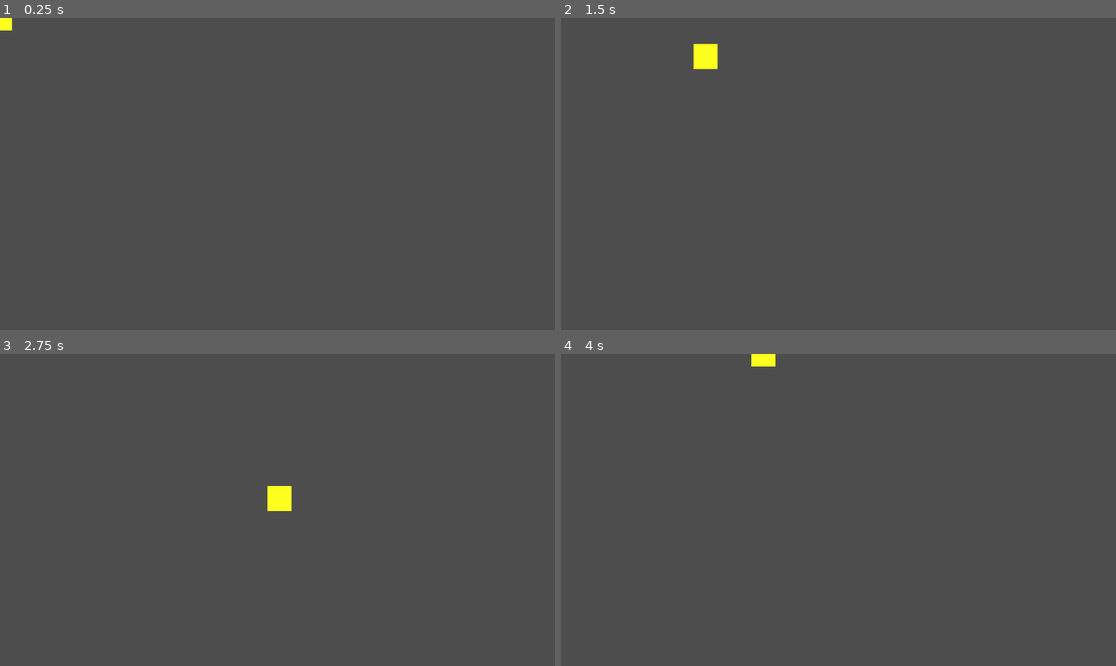
Above: before the commit, frames 1-4 (two rows, left to right).
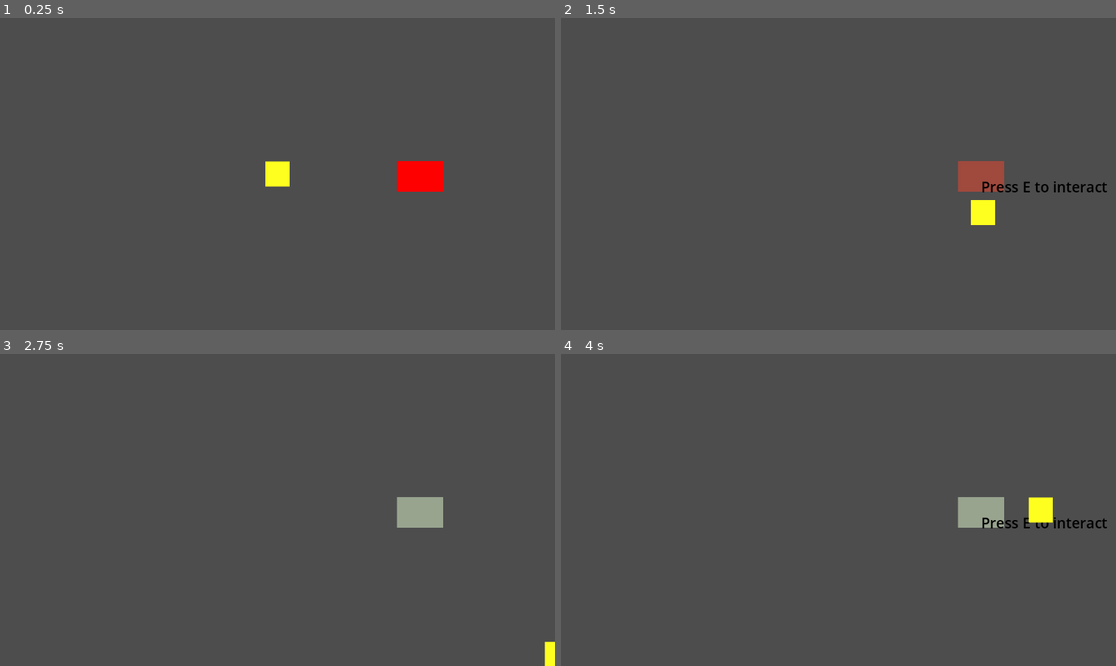
Above: after the commit, the same moments.

Repository: Clique33/Gamelab-Squad-Brain
Game: Godot game, scene res://scenes/Game.tscn
The game is run twice, just before and just after one commit, with the same random seed, the same clock (stepped at 60 frames per second) and the same inputs.
Inputs (mouse positions are in pixels of both pictures, inside the frame that each line leads up to):
- Up to frame 1 (0.25 s): no input
- Up to frame 2 (1.5 s): tap Enter (dano) at 0.5 s; move the mouse to (960, 158) at 0.52 s; hold Right (right) 0.53-1.28 s; tap E (interact, bound only after the commit) at 0.6, 1.25 s; move the mouse to (727, 189) at 1.27 s; hold Down (down) from 1.28 s (still down); click (727, 189) at 1.35 s
- Up to frame 3 (2.75 s): tap E (interact, bound only after the commit) at 1.55, 2.3 s; move the mouse to (333, 441) at 2.02 s; release Down (down) at 2.03 s; hold Right (right) from 2.03 s (still down); tap Enter (dano) at 2.1 s
- Up to frame 4 (4 s): move the mouse to (810, 572) at 2.77 s; release Right (right) at 2.78 s; hold Up (up) 2.78-3.53 s; tap E (interact, bound only after the commit) at 2.85, 3.6 s; move the mouse to (1005, 556) at 3.52 s; hold Left (left) from 3.53 s (still down)

The runs differ from the first frame. In frame 1, 1.3% of the frame differs, in the area x 0-80%, y 0-56%; in frame 2, 1.8%, in the area x 23-99%, y 8-67%; in frame 3, 1.3%; in frame 4, 1.6%.

Commit message:
interactable component

Diff:
--- a/project.godot
+++ b/project.godot
@@ -52,3 +52,24 @@
 , Object(InputEventKey,"resource_local_to_scene":false,"resource_name":"","device":-1,"window_id":0,"alt_pressed":false …(183 unchanged characters)…
 ]
 }
+interact={
+"deadzone": 0.2,
+"events": [Object(InputEventKey,"resource_local_to_scene":false,"resource_name":"","device":-1,"window_id":0,"alt_pressed":false,"shift_pressed":false,"ctrl_pressed":false,"meta_pressed":false,"pressed":false,"keycode":0,"physical_keycode":69,"key_label":0,"unicode":101,"location":0,"echo":false,"script":null)
+]
+}
+
+[layer_names]
+
+2d_render/layer_1="interface"
+2d_render/layer_2="player"
+2d_render/layer_3="player_attack"
+2d_render/layer_4="enemy_hurtbox"
+2d_render/layer_5="player_hurtbox"
+2d_render/layer_6="interactable_objects"
+2d_physics/layer_1="player"
+2d_physics/layer_2="player_hitbox"
+2d_physics/layer_3="enemy_hitbox"
+2d_physics/layer_4="player_hurtbox"
+2d_physics/layer_5="enemy_hurtbox"
+2d_physics/layer_6="interactable"
+2d_physics/layer_7="player_interactionbox"
--- a/scenes/Game.tscn
+++ b/scenes/Game.tscn
@@ -1,8 +1,12 @@
-[gd_scene load_steps=3 format=3 uid="uid://cgfvhmao3n4so"]
+[gd_scene load_steps=4 format=3 uid="uid://cgfvhmao3n4so"]
 
 [ext_resource type="Script" uid="uid://ckteraue4qx3v" path="res://scenes/game.gd" id="1_qbsmt"]
 [ext_resource type="PackedScene" uid="uid://rjk6vayeqq6v" path="res://scenes/main_character.tscn" id="2_cpr0p"]
+[ext_resource type="PackedScene" uid="uid://dthpq8lphjw2s" path="res://scenes/objects/ColorfulBox.tscn" id="3_cpr0p"]
 
 [node name="Game" type="Node"]
 script = ExtResource("1_qbsmt")
 main_character = ExtResource("2_cpr0p")
+
+[node name="ColorfulBox" parent="." instance=ExtResource("3_cpr0p")]
+position = Vector2(872, 329)
--- a/scenes/game.gd
+++ b/scenes/game.gd
@@ -5,3 +5,5 @@
 func _ready():
 	var main_character_instance = main_character.instantiate()
 	add_child(main_character_instance)
+	var screen_size = main_character_instance.get_viewport_rect().size
+	main_character_instance.global_position = screen_size / 2
--- a/scenes/main_character.tscn
+++ b/scenes/main_character.tscn
@@ -1,9 +1,12 @@
-[gd_scene load_steps=3 format=3 uid="uid://rjk6vayeqq6v"]
+[gd_scene load_steps=4 format=3 uid="uid://rjk6vayeqq6v"]
 
 [ext_resource type="Script" uid="uid://doxh38iygryj5" path="res://scripts/main_character.gd" id="1_uvxui"]
 
 [sub_resource type="CircleShape2D" id="CircleShape2D_uvxui"]
 radius = 30.0
+
+[sub_resource type="CircleShape2D" id="CircleShape2D_nrcqd"]
+radius = 100.0
 
 [node name="MainCharacter" type="CharacterBody2D"]
 motion_mode = 1
@@ -13,17 +16,24 @@
 
 [node name="BasicAttackTimer" type="Timer" parent="."]
 
-[node name="HitBox" type="Area2D" parent="."]
+[node name="HurtBox" type="Area2D" parent="."]
 
-[node name="HitBoxShape" type="CollisionShape2D" parent="HitBox"]
+[node name="HurtBoxShape" type="CollisionShape2D" parent="HurtBox"]
 shape = SubResource("CircleShape2D_uvxui")
 
-[node name="HitBoxShape2" type="CollisionShape2D" parent="."]
-shape = SubResource("CircleShape2D_uvxui")
-debug_color = Color(1, 0.0111394, 0.0238584, 0.42)
+[node name="InteractionBox" type="Area2D" parent="."]
+collision_layer = 64
+collision_mask = 32
+
+[node name="InteractionBoxShape" type="CollisionShape2D" parent="InteractionBox"]
+shape = SubResource("CircleShape2D_nrcqd")
 
 [node name="Polygon2D" type="Polygon2D" parent="."]
 position = Vector2(0, 4.76837e-07)
 scale = Vector2(1, 1.02041)
 color = Color(1, 1, 0.121569, 1)
 polygon = PackedVector2Array(-25, -25, -25, 25, 25, 25, 25, -25)
+
+[node name="ShapeBox" type="CollisionShape2D" parent="."]
+shape = SubResource("CircleShape2D_uvxui")
+debug_color = Color(1, 0.0111394, 0.0238584, 0.42)
--- /dev/null
+++ b/scenes/objects/ColorfulBox.tscn
@@ -0,0 +1,11 @@
+[gd_scene load_steps=3 format=3 uid="uid://dthpq8lphjw2s"]
+
+[ext_resource type="Script" uid="uid://cxcooxmwrpobc" path="res://scenes/objects/colorful_box.gd" id="1_srngm"]
+[ext_resource type="PackedScene" uid="uid://dc8fcdd3fdnju" path="res://scenes/objects/Interactable.tscn" id="2_trohu"]
+
+[node name="ColorfulBox" type="Polygon2D"]
+color = Color(1, 0, 0, 1)
+polygon = PackedVector2Array(-48, -32, -48, 32, 48, 32, 48, -32)
+uv = PackedVector2Array(-256, -56, -256.268, 8.31715, -185.194, 7.4907, -185.194, -56.1457)
+script = ExtResource("1_srngm")
+interactable_component = ExtResource("2_trohu")
--- /dev/null
+++ b/scenes/objects/Interactable.gd
@@ -0,0 +1,29 @@
+extends Node2D
+
+class_name Interactable
+
+signal interacted(mc)
+
+enum States {LOCKED, UNLOCKED}
+var state: States
+var pop_up: Label
+
+func _ready():
+	pop_up = $Label
+
+func _init():
+	state = States.UNLOCKED
+
+func interact(mc: MainCharacter):
+	if state == States.UNLOCKED:
+		interacted.emit()
+
+func _on_area_2d_area_entered(area: Area2D) -> void:
+	if state == States.UNLOCKED:
+		pop_up.visible = true
+	elif state == States.LOCKED:
+		pop_up.visible = false
+
+
+func _on_area_2d_area_exited(area: Area2D) -> void:
+	pop_up.visible = false
--- /dev/null
+++ b/scenes/objects/Interactable.tscn
@@ -0,0 +1,34 @@
+[gd_scene load_steps=4 format=3 uid="uid://dc8fcdd3fdnju"]
+
+[ext_resource type="Script" uid="uid://bkyeinslxj6v6" path="res://scenes/objects/Interactable.gd" id="1_31f3t"]
+
+[sub_resource type="CircleShape2D" id="CircleShape2D_hohnv"]
+radius = 50.0
+
+[sub_resource type="LabelSettings" id="LabelSettings_31f3t"]
+font_size = 30
+font_color = Color(0, 0, 0, 1)
+
+[node name="Interactable" type="Node2D"]
+script = ExtResource("1_31f3t")
+
+[node name="Area2D" type="Area2D" parent="."]
+collision_layer = 32
+collision_mask = 64
+
+[node name="CollisionShape2D" type="CollisionShape2D" parent="Area2D"]
+shape = SubResource("CircleShape2D_hohnv")
+
+[node name="Polygon2D" type="Polygon2D" parent="."]
+
+[node name="Label" type="Label" parent="."]
+visible = false
+offset_right = 40.0
+offset_bottom = 23.0
+text = "Press E to interact"
+label_settings = SubResource("LabelSettings_31f3t")
+horizontal_alignment = 1
+vertical_alignment = 1
+
+[connection signal="area_entered" from="Area2D" to="." method="_on_area_2d_area_entered"]
+[connection signal="area_exited" from="Area2D" to="." method="_on_area_2d_area_exited"]
--- /dev/null
+++ b/scenes/objects/colorful_box.gd
@@ -0,0 +1,13 @@
+extends Polygon2D
+
+class_name colorful_interactable_box
+
+@export var interactable_component: PackedScene
+
+func _ready():
+	var interactable_component_instance: Interactable = interactable_component.instantiate()
+	add_child(interactable_component_instance)
+	interactable_component_instance.interacted.connect(swap_color)
+
+func swap_color():
+	self.color = Color.hex(randi())
--- a/scripts/main_character.gd
+++ b/scripts/main_character.gd
@@ -17,23 +17,39 @@
 @export var attack_power: float = 1
 var health: float
 var energy: float
-var STATE: States
-
+var state: States
+var current_interactable = null
 var aim_direction: Vector2 = Vector2.ZERO
 
+@onready var interaction_area: Area2D = $InteractionBox
 @onready var dash_timer: Timer = $DashTimer
 @onready var basic_attack_timer: Timer = $BasicAttackTimer
 
 func _ready():
 	health = health_max
 	energy = energy_max
-	STATE = States.IDLE
+	state = States.IDLE
+	interaction_area.area_entered.connect(_on_interaction_area_entered)
+	interaction_area.area_exited.connect(_on_interaction_area_exited)
 
 func _physics_process(delta):
 	handle_movement_input()
 	move_and_slide()
 
 func handle_movement_input():
-	# This gets a normalized vector from WASD or arrow keys.
 	var input_direction = Input.get_vector("left", "right", "up", "down")
 	velocity = input_direction * speed
+
+func _on_interaction_area_entered(area):
+	current_interactable = area.owner
+	print("Entered range of:", current_interactable.name)
+
+func _on_interaction_area_exited(area):
+	if area.owner == current_interactable:
+		current_interactable = null
+		print("Left range of:", area.owner.name)
+
+func _unhandled_input(event):
+	if Input.is_action_just_pressed("interact"):
+		if current_interactable:
+			current_interactable.interact(self)
Not shown, added: scenes/objects/Interactable.gd.uid
Not shown, added: scenes/objects/colorful_box.gd.uid
